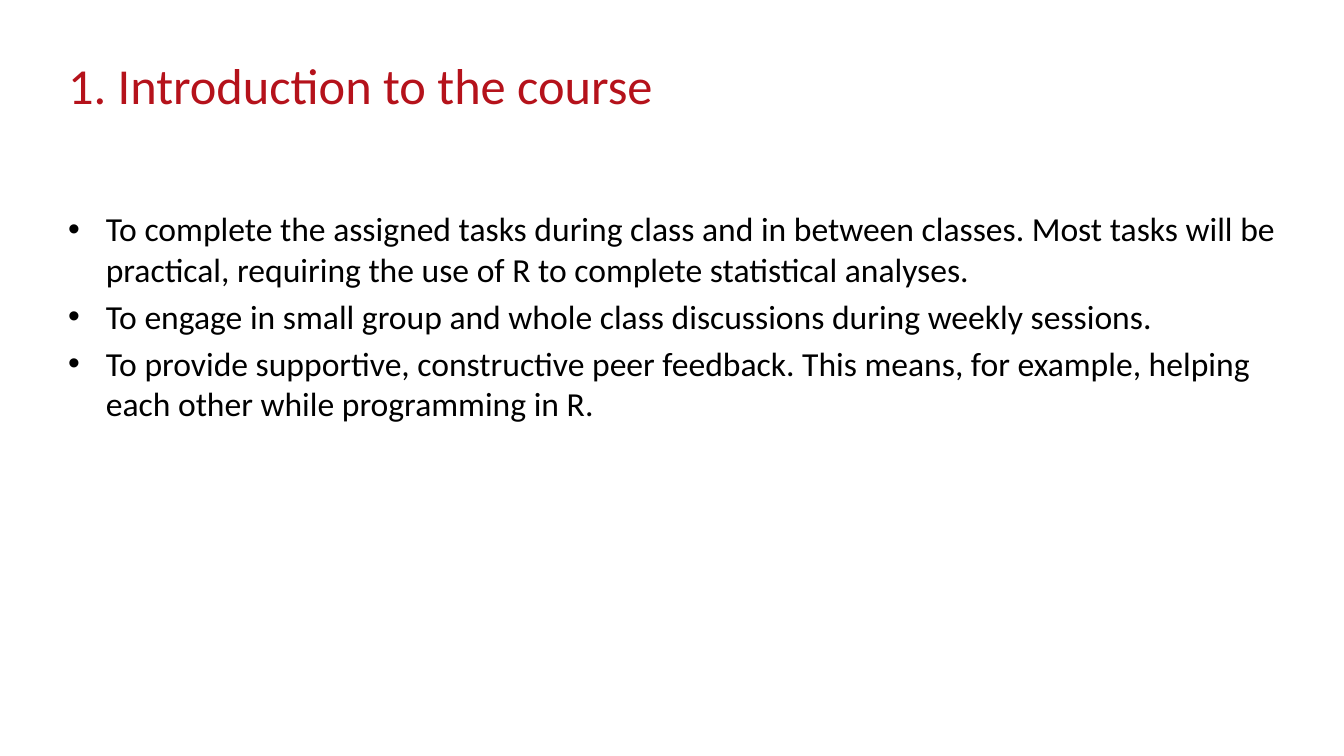
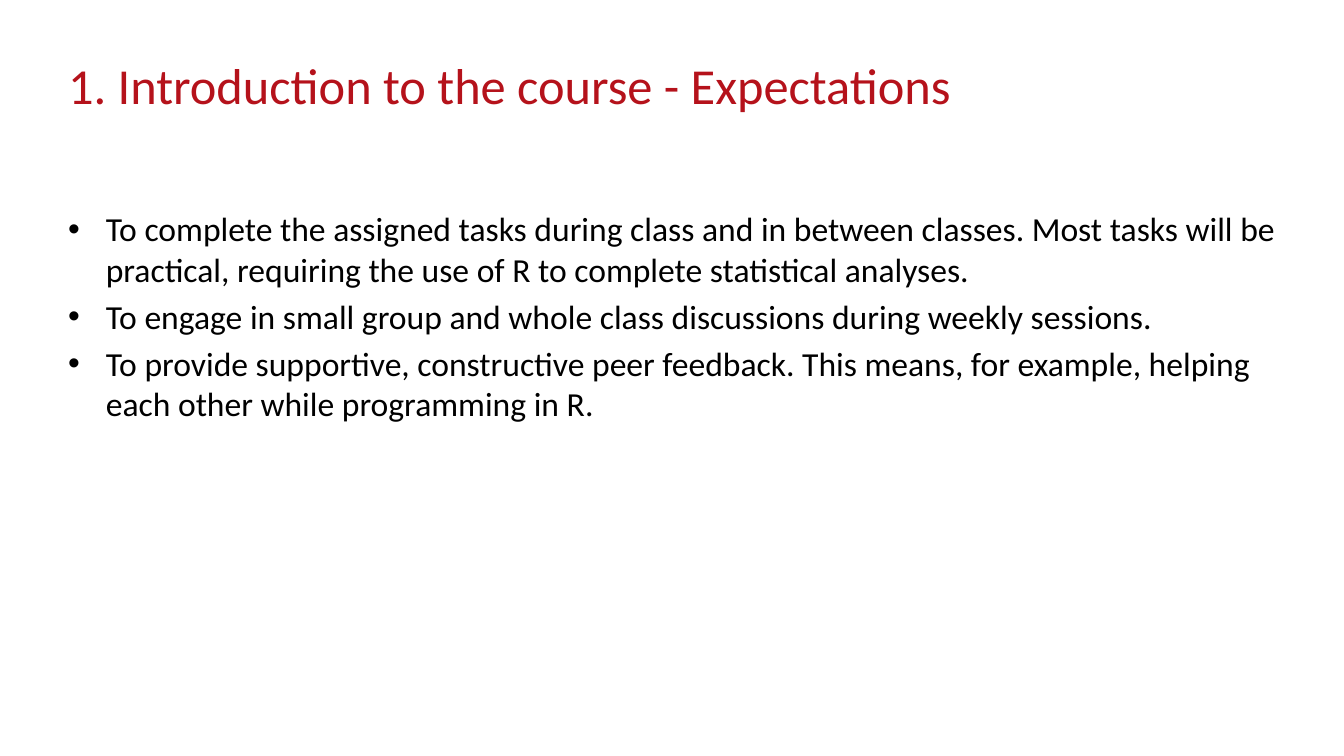
Before and after one commit to M1V0/FASS512, a slide deck: slide 8 of Week1/Week_1.pptx. Drawn at 1344x756 pixels with LibreOffice and Linux fonts; fonts in the diff are those of the drawing; background and template pictures are left out. Boxes give left, top, right and bottom in pixels: in the first picture for what was removed or moved away, otherwise in the second. Text is boxed around its words. In the diff, an @@ line names an element or a change of style, - is before the commit and + after.

```diff
--- a/Week1/Week_1.pptx
+++ b/Week1/Week_1.pptx
@@ title at (x1=68, y1=69, x2=951, y2=112): text changed @@
-1. Introduction to the course
+1. Introduction to the course - Expectations
```
Also in this commit, not shown: 1 other slide changed, 7 other files.
